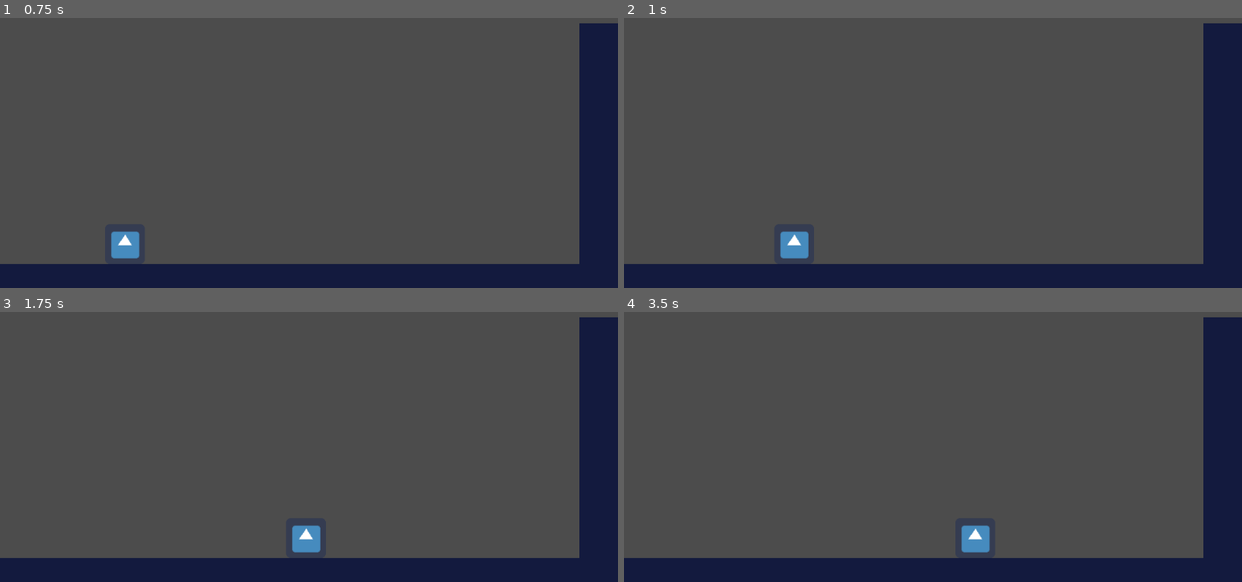
Above: before the commit, frames 1-4 (two rows, left to right).
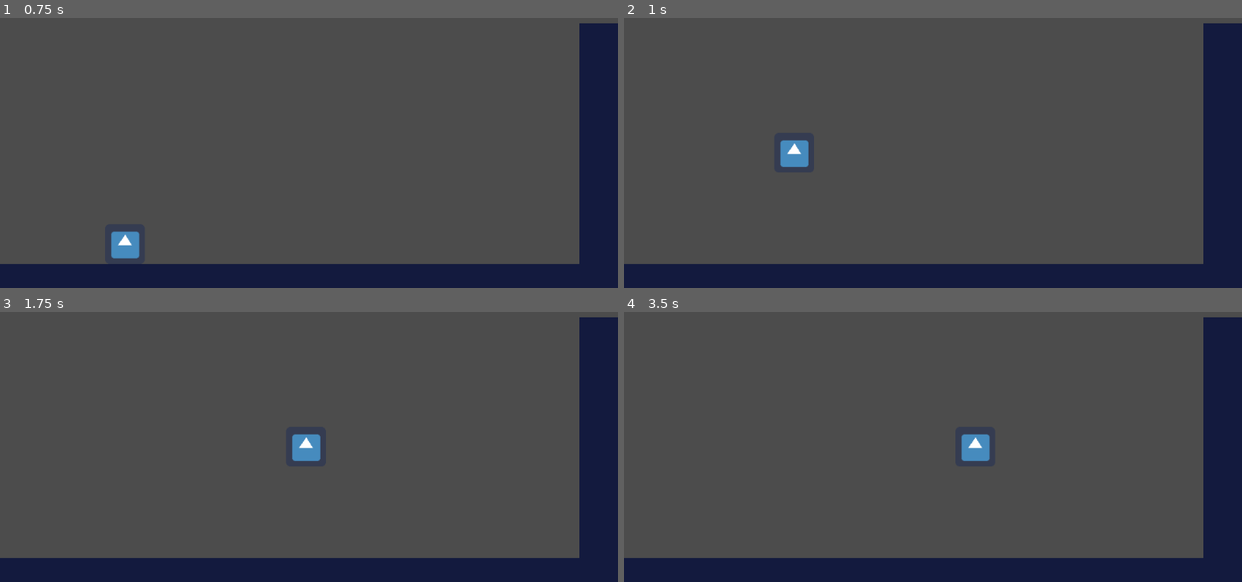
Above: after the commit, the same moments.

Repository: RodrigoSonego/the-beasts-call
Game: Godot game, scene res://scenes/TestLevel.tscn
The game is run twice, just before and just after one commit, with the same random seed, the same clock (stepped at 60 frames per second) and the same inputs. The project has no main scene, so this scene is started directly. The engine's default icon, where the game draws it, is replaced by a stand-in: a white triangle on a blue panel in a dark square.
Inputs:
- Up to frame 1 (0.75 s): hold Right (move_right) from 0.53 s (still down)
- Up to frame 2 (1 s): keep holding Right (move_right); tap Up (jump) at 0.77 s
- Up to frame 3 (1.75 s): keep holding Right (move_right); tap Up (jump) at 1.52 s
- Up to frame 4 (3.5 s): release Right (move_right) at 2.03 s; hold Left (move_left) 2.03-2.78 s; hold Right (move_right) from 2.78 s (still down); tap Up (jump) at 3.02 s

Frame 1 is identical in both runs. In frame 2, 0.9% of the frame differs, in the area x 25-30%, y 45-90%; in frame 3, 0.9%; in frame 4, 0.9%, in the area x 54-60%, y 45-90%.

Commit message:
feature: player jump

Diff:
--- a/scripts/Player.gd
+++ b/scripts/Player.gd
@@ -20,4 +20,7 @@
 	move_velocity.x = direction.x * speed.x
 	move_velocity.y += gravity * get_physics_process_delta_time()
 
+	if direction.y == -1.0:
+		move_velocity.y = speed.y * direction.y
+
 	return move_velocity
